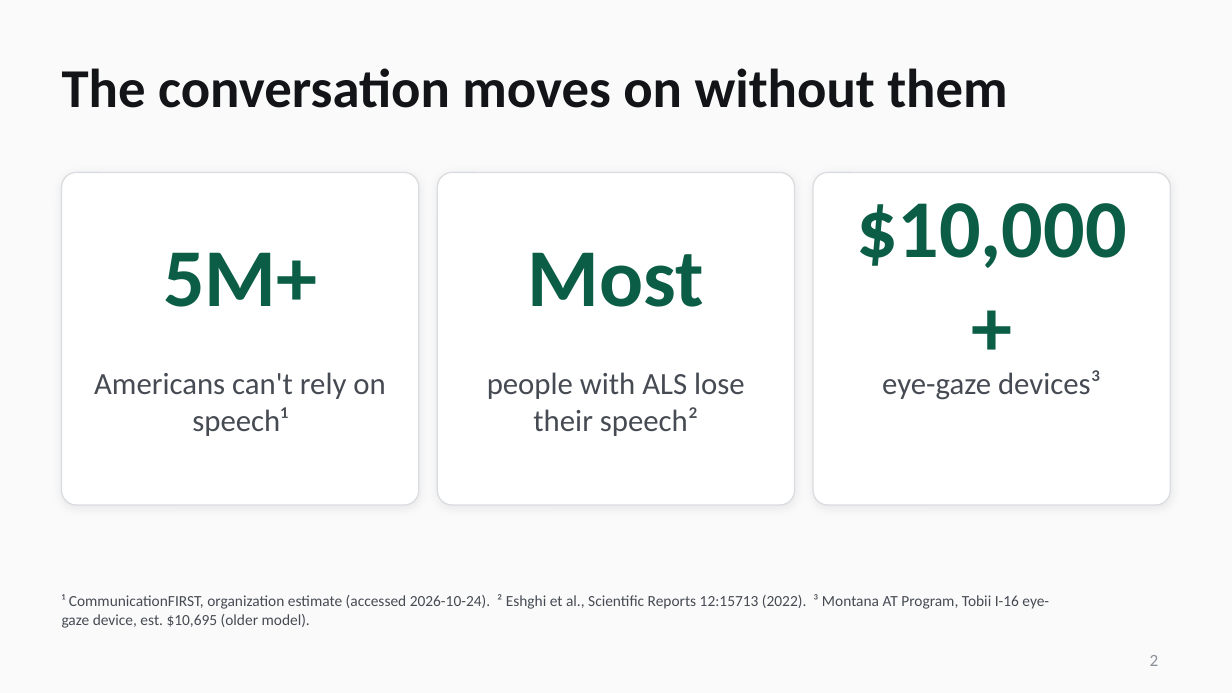
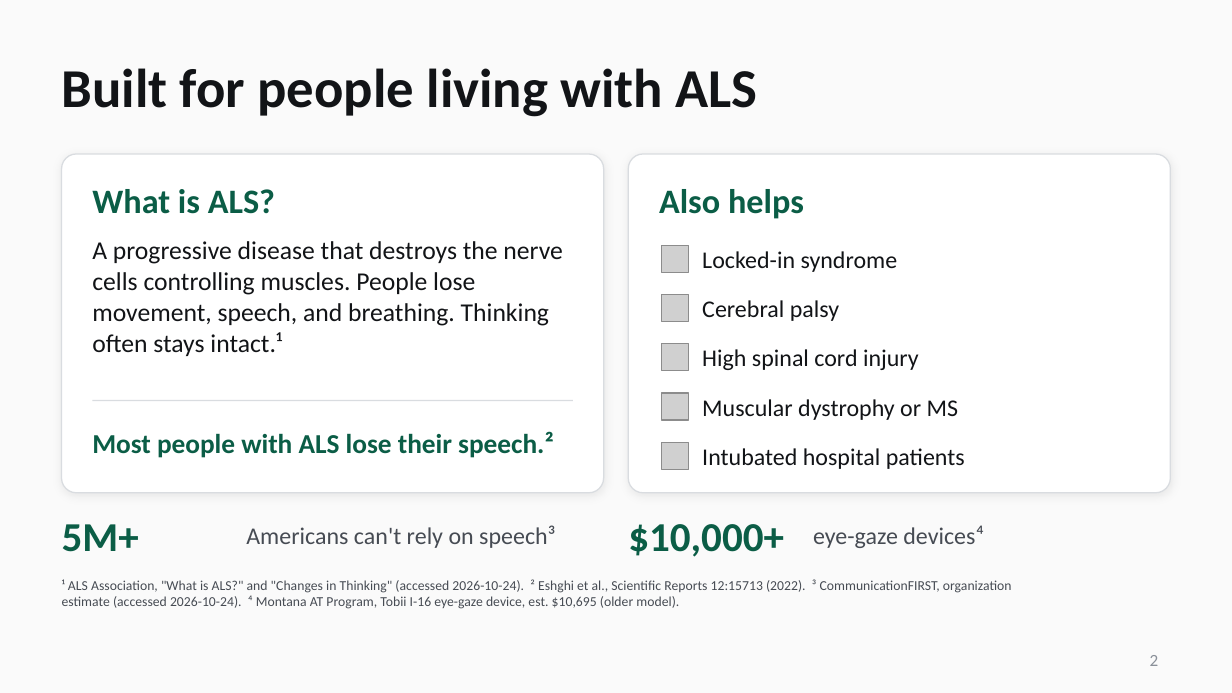
Before and after one commit to LiamHoweth/HACKATHON, a slide deck: slide 2 of docs/deck/final/Still_Here_6.pptx. Drawn at 1232x693 pixels with LibreOffice and Linux fonts; fonts in the diff are those of the drawing; grey boxes stand for pictures; background and template pictures are left out. Boxes give left, top, right and bottom in pixels: in the first picture for what was removed or moved away, otherwise in the second. Text is boxed around its words. In the diff, an @@ line names an element or a change of style, - is before the commit and + after.

```diff
--- a/docs/deck/final/Still_Here_6.pptx
+++ b/docs/deck/final/Still_Here_6.pptx
@@ title at (x1=62, y1=68, x2=757, y2=117): text changed @@
-The conversation moves on without them
+Built for people living with ALS
@@ rounded rectangle resized from (x1=62, y1=172, x2=419, y2=505) to (x1=62, y1=154, x2=604, y2=493) @@
@@ rounded rectangle removed at (x1=437, y1=172, x2=795, y2=505) @@
@@ rounded rectangle resized from (x1=813, y1=172, x2=1170, y2=505) to (x1=628, y1=154, x2=1170, y2=493) @@
@@ text added at (x1=92, y1=189, x2=275, y2=214), 20 pt, text #0B5D46, bold @@
+What is ALS?
@@ text added at (x1=659, y1=189, x2=804, y2=219), 20 pt, text #0B5D46, bold @@
+Also helps
@@ text added at (x1=92, y1=241, x2=562, y2=356), 15 pt, text #121417 @@
+A progressive disease that destroys the nerve cells controlling muscles. People lose movement, speech, and breathing. Thinking often stays intact.¹
@@ text removed at (x1=528, y1=252, x2=704, y2=307) @@
-Most
@@ picture added at (x1=662, y1=245, x2=689, y2=272) @@
@@ text added at (x1=702, y1=251, x2=898, y2=272), 14 pt, text #121417 @@
+Locked-in syndrome
@@ picture added at (x1=662, y1=294, x2=689, y2=322) @@
@@ text added at (x1=702, y1=300, x2=839, y2=321), 14 pt, text #121417 @@
+Cerebral palsy
@@ picture added at (x1=662, y1=344, x2=689, y2=371) @@
@@ text added at (x1=702, y1=349, x2=919, y2=370), 14 pt, text #121417 @@
+High spinal cord injury
@@ vertical alignment top to middle in 3 elements at (x1=246, y1=525, x2=556, y2=548), (x1=813, y1=525, x2=984, y2=548), (x1=92, y1=431, x2=554, y2=458) @@
@@ line added from (92, 400) to (573, 400), #D9DCE0 0.75 pt @@
@@ picture added at (x1=662, y1=393, x2=689, y2=420) @@
@@ text added at (x1=702, y1=399, x2=959, y2=420), 14 pt, text #121417 @@
+Muscular dystrophy or MS
@@ text at (x1=92, y1=431, x2=554, y2=458): text changed; size 18 to 16 pt; text colour #464B53 to #0B5D46; bold on @@
-people with ALS lose their speech²
+Most people with ALS lose their speech.²
@@ picture added at (x1=662, y1=442, x2=689, y2=469) @@
@@ text added at (x1=702, y1=448, x2=965, y2=469), 14 pt, text #121417 @@
+Intubated hospital patients
@@ text "5M+" moved from (x1=163, y1=252, x2=317, y2=307) to (x1=62, y1=524, x2=139, y2=552) @@
@@ text "5M+" at (x1=62, y1=524, x2=139, y2=552): size 48 to 24 pt; alignment centre to left @@
@@ text "$10,000+" at (x1=628, y1=524, x2=784, y2=557): size 48 to 24 pt; alignment centre to left @@
@@ text "$10,000+" moved from (x1=856, y1=203, x2=1126, y2=268) to (x1=628, y1=524, x2=784, y2=557) @@
@@ text at (x1=246, y1=525, x2=556, y2=548): text changed; size 18 to 14 pt @@
-Americans can't rely on speech¹
+Americans can't rely on speech³
@@ text at (x1=813, y1=525, x2=984, y2=548): text changed; size 18 to 14 pt @@
-eye-gaze devices³
+eye-gaze devices⁴
@@ text at (x1=62, y1=579, x2=1012, y2=609): text changed; size 9 to 8 pt @@
-¹ CommunicationFIRST, organization estimate (accessed 2026-10-24). ² Eshghi et al., Scientific Reports 12:15713 (2022). ³ Montana AT Program, Tobii I-16 eye-gaze device, est. $10,695 (older model).
+¹ ALS Association, "What is ALS?" and "Changes in Thinking" (accessed 2026-10-24). ² Eshghi et al., Scientific Reports 12:15713 (2022). ³ CommunicationFIRST, organization estimate (accessed 2026-10-24). ⁴ Montana AT Program, Tobii I-16 eye-gaze device, est. $10,695 (older model).
@@ text "¹ ALS Association, "What is ..." at (x1=62, y1=579, x2=1012, y2=609): vertical alignment bottom to top @@
```
Also in this commit, not shown: 2 slides added, 2 slides removed, 1 other file.
